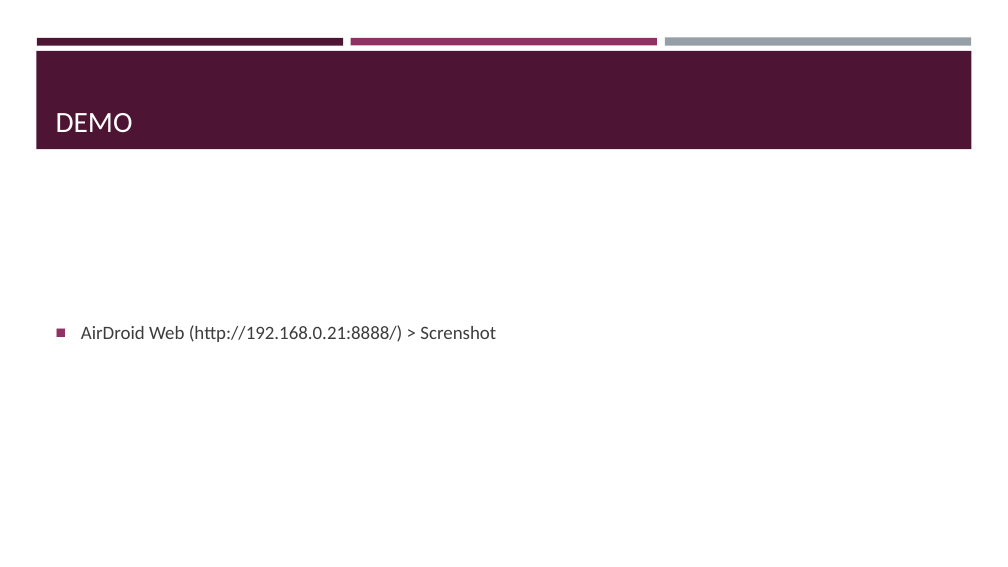
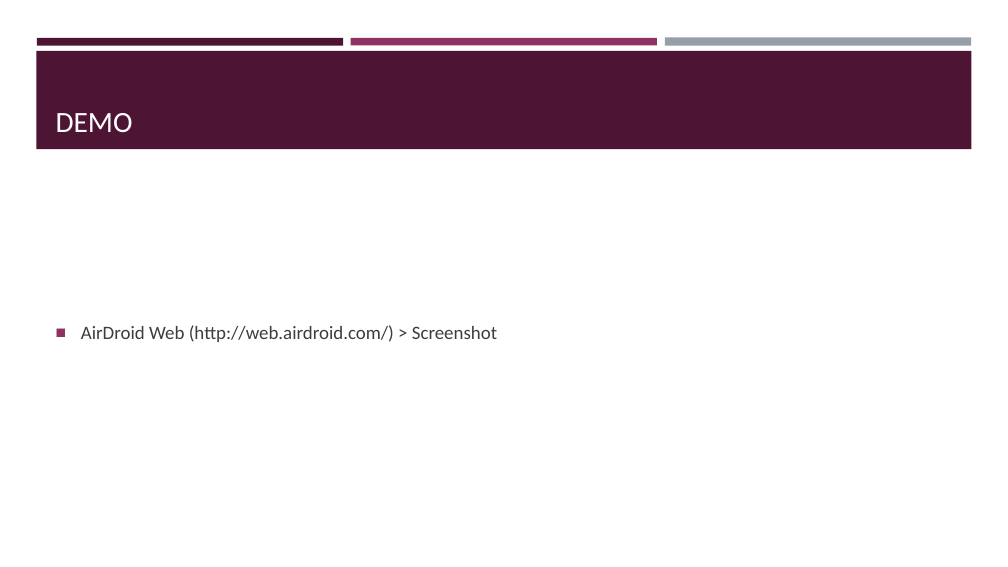
Before and after one commit to oliavd/bikeSpeedMonitor, a slide deck: slide 6 of ProjectMileStone2/MileStone2.pptx. Drawn at 1008x567 pixels with LibreOffice and Linux fonts; fonts in the diff are those of the drawing. Boxes give left, top, right and bottom in pixels: in the first picture for what was removed or moved away, otherwise in the second. Text is boxed around its words. In the diff, an @@ line names an element or a change of style, - is before the commit and + after.

```diff
--- a/ProjectMileStone2/MileStone2.pptx
+++ b/ProjectMileStone2/MileStone2.pptx
@@ text at [81, 325, 497, 342]: text changed @@
-■ AirDroid Web (http://192.168.0.21:8888/) > Screnshot
+■ AirDroid Web (http://web.airdroid.com/) > Screenshot
```
Also in this commit, not shown: 1 other slide changed, 2 other files.
